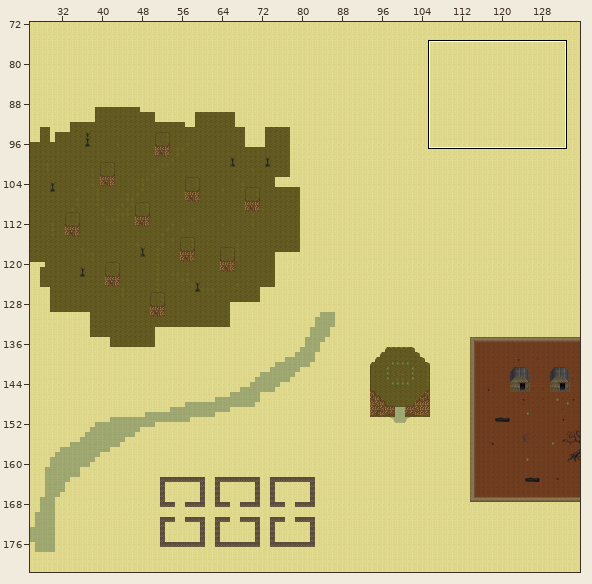
An edit to a level. Tiled map, core/assets/worldMap.tmx. The first picture is a wide view before the edit; the outline marks the close-up.
Close-up. Earlier state:
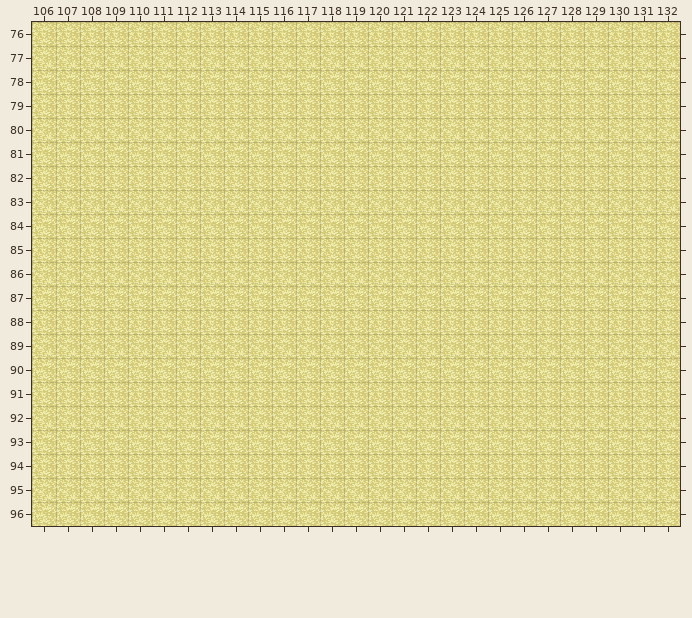
Cells are 32x32 px. Shown: x 106..132, y 76..96. The commit also changed other parts of the map, which this record leaves out.
After:
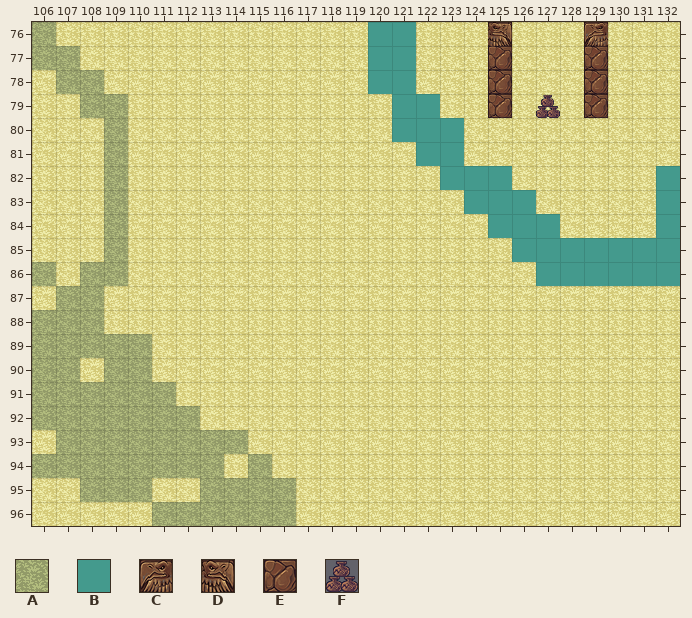
Key: from "hyptosis_tile-art-batch-1": A 141, B 207, C 213, D 214, E 243, F 273.
_ is an empty cell.
Change:
Layer "CollisionLayer":
y 76: x 120..121 __ -> BB; x 125 _ -> D; x 129 _ -> C
y 77..78: x 120..121 __ -> BB; x 125 _ -> E; x 129 _ -> E
y 79: x 121..122 __ -> BB; x 125 _ -> E; x 127 _ -> F; x 129 _ -> E
y 80: x 121..123 ___ -> BBB
y 81: x 122..123 __ -> BB
y 82: x 123..125 ___ -> BBB; x 132 _ -> B
y 83: x 124..126 ___ -> BBB; x 132 _ -> B
y 84: x 125..127 ___ -> BBB; x 132 _ -> B
y 85: x 126..132 _______ -> BBBBBBB
y 86: x 127..132 ______ -> BBBBBB
Layer "Tile Layer 4":
y 76: x 106 _ -> A
y 77: x 106..107 __ -> AA
y 78: x 107..108 __ -> AA
y 79: x 108..109 __ -> AA
y 80..85: x 109 _ -> A
y 86: x 106 _ -> A; x 108..109 __ -> AA
y 87: x 107..108 __ -> AA
y 88: x 106..108 ___ -> AAA
y 89: x 106..110 _____ -> AAAAA
y 90: x 106..107 __ -> AA; x 109..110 __ -> AA
y 91: x 106..111 ______ -> AAAAAA
y 92: x 106..112 _______ -> AAAAAAA
y 93: x 107..114 ________ -> AAAAAAAA
y 94: x 106..113 ________ -> AAAAAAAA; x 115 _ -> A
y 95: x 108..110 ___ -> AAA; x 113..116 ____ -> AAAA
y 96: x 111..116 ______ -> AAAAAA
Changed places in both close-ups, as pixel boxes (x1, y1, x2, y2):
added: (32, 22, 296, 526)
added: (368, 22, 680, 286)
